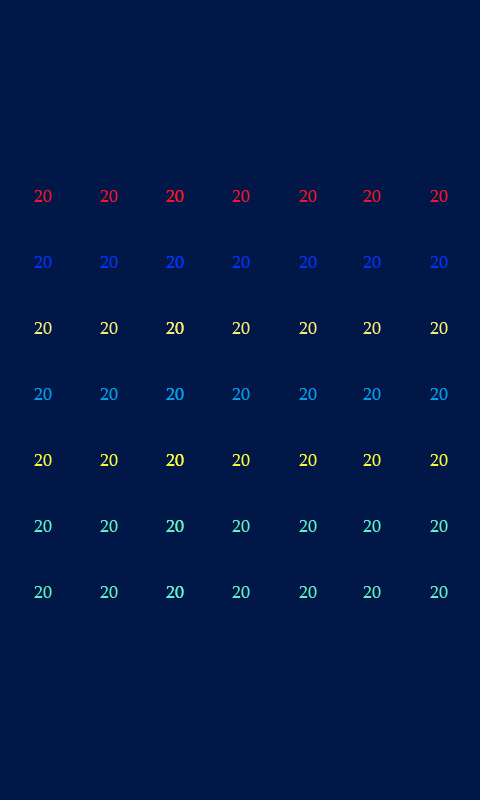
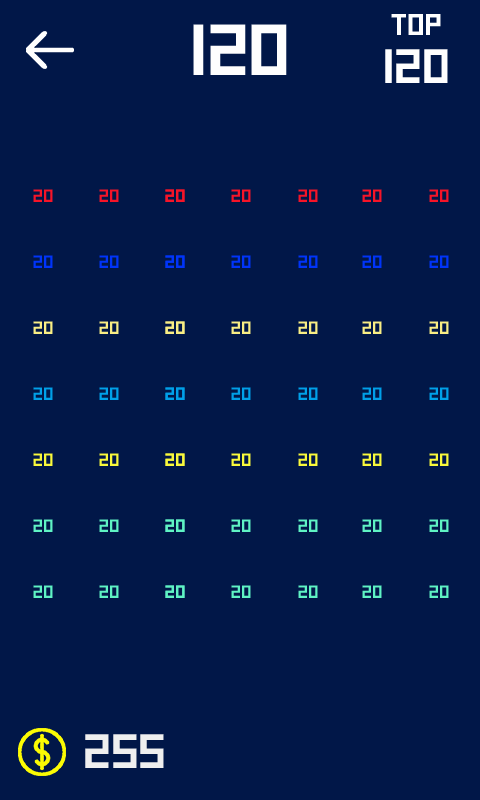
Revision of a layered 480 × 800 image; what changed, layer by layer:
added layer "TOP" above "120" over <box>391,14,441,35</box>
added layer "120" (1st of 2) above "120" over <box>385,49,448,83</box>
added layer "120" (2nd of 2) above "left-arrow" over <box>193,24,287,75</box>
added layer "left-arrow" above "255" over <box>26,31,74,69</box>
added layer "255" above "coin" over <box>85,734,164,768</box>
added layer "coin" above "圖層 1" over <box>18,728,66,776</box>
painted on "20" (1st of 56, in "row 拷貝 6") over <box>429,585,449,598</box>
painted on "20" (2nd of 56, in "row 拷貝 6") over <box>362,585,382,598</box>
painted on "20" (3rd of 56, in "row 拷貝 6") over <box>298,585,318,598</box>
painted on "20" (4th of 56, in "row 拷貝 6") over <box>231,585,251,598</box>
painted on "20" (5th of 56, in "row 拷貝 6") over <box>165,585,185,598</box>
painted on "20" (6th of 56, in "row 拷貝 6") over <box>165,585,185,598</box>
painted on "20" (7th of 56, in "row 拷貝 6") over <box>99,585,119,598</box>
painted on "20" (8th of 56, in "row 拷貝 6") over <box>33,585,53,598</box>
painted on "20" (9th of 56, in "row 拷貝 3") over <box>429,519,449,532</box>
painted on "20" (10th of 56, in "row 拷貝 3") over <box>362,519,382,532</box>
painted on "20" (11th of 56, in "row 拷貝 3") over <box>298,519,318,532</box>
painted on "20" (12th of 56, in "row 拷貝 3") over <box>231,519,251,532</box>
painted on "20" (13th of 56, in "row 拷貝 3") over <box>165,519,185,532</box>
painted on "20" (14th of 56, in "row 拷貝 3") over <box>165,519,185,532</box>
painted on "20" (15th of 56, in "row 拷貝 3") over <box>99,519,119,532</box>
painted on "20" (16th of 56, in "row 拷貝 3") over <box>33,519,53,532</box>
painted on "20" (17th of 56, in "row 拷貝 2") over <box>429,453,449,466</box>
painted on "20" (18th of 56, in "row 拷貝 2") over <box>362,453,382,466</box>
…and 38 more changes (38 painted)
